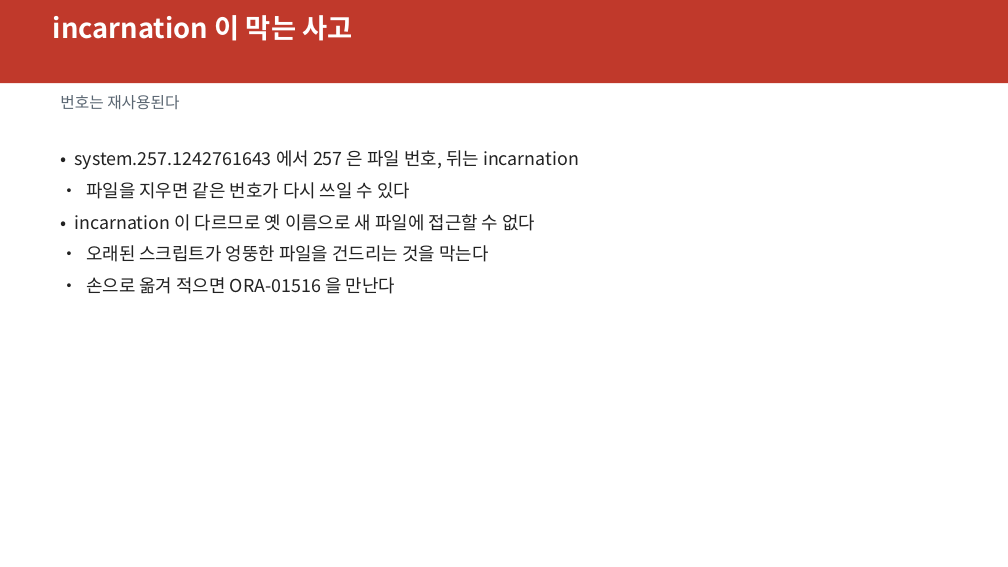
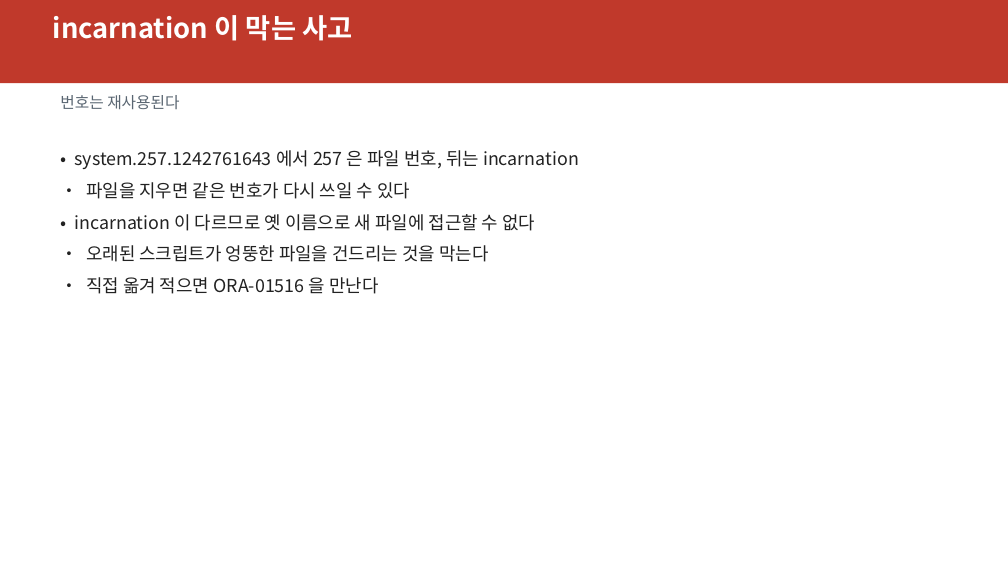
Before and after one commit to elpisk/OracleManual, a slide deck: slide 8 of RAC/07장/7장_ASM파일과템플릿.pptx. Drawn at 1008x567 pixels with LibreOffice and Linux fonts; fonts in the diff are those of the drawing. Boxes give left, top, right and bottom in pixels: in the first picture for what was removed or moved away, otherwise in the second. Text is boxed around its words. In the diff, an @@ line names an element or a change of style, - is before the commit and + after.

```diff
--- a/RAC/07장/7장_ASM파일과템플릿.pptx
+++ b/RAC/07장/7장_ASM파일과템플릿.pptx
@@ text at box(86, 277, 378, 294): text changed @@
-• 손으로 옮겨 적으면 ORA-01516 을 만난다
+• 직접 옮겨 적으면 ORA-01516 을 만난다
```
Also in this commit, not shown: 1 other slide changed, 54 other files.
